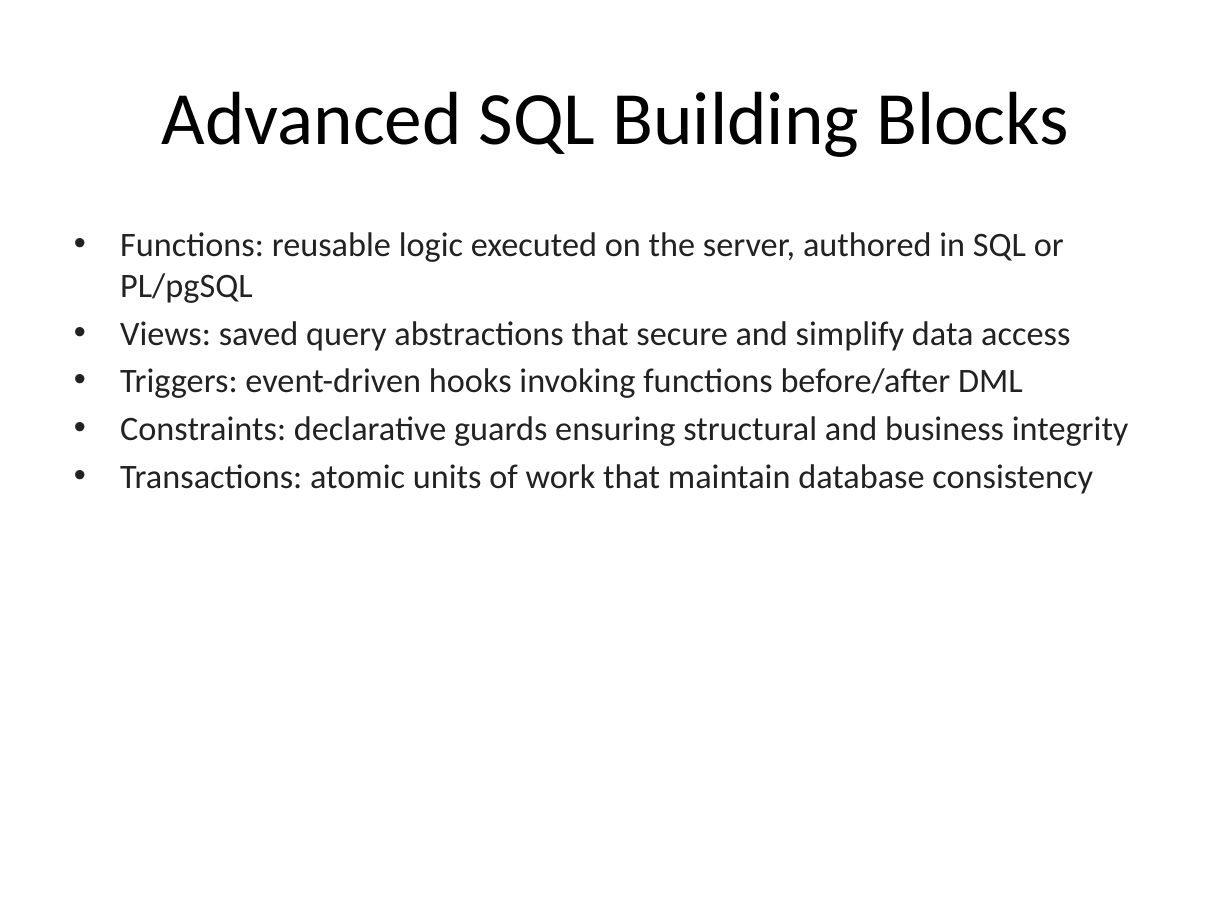
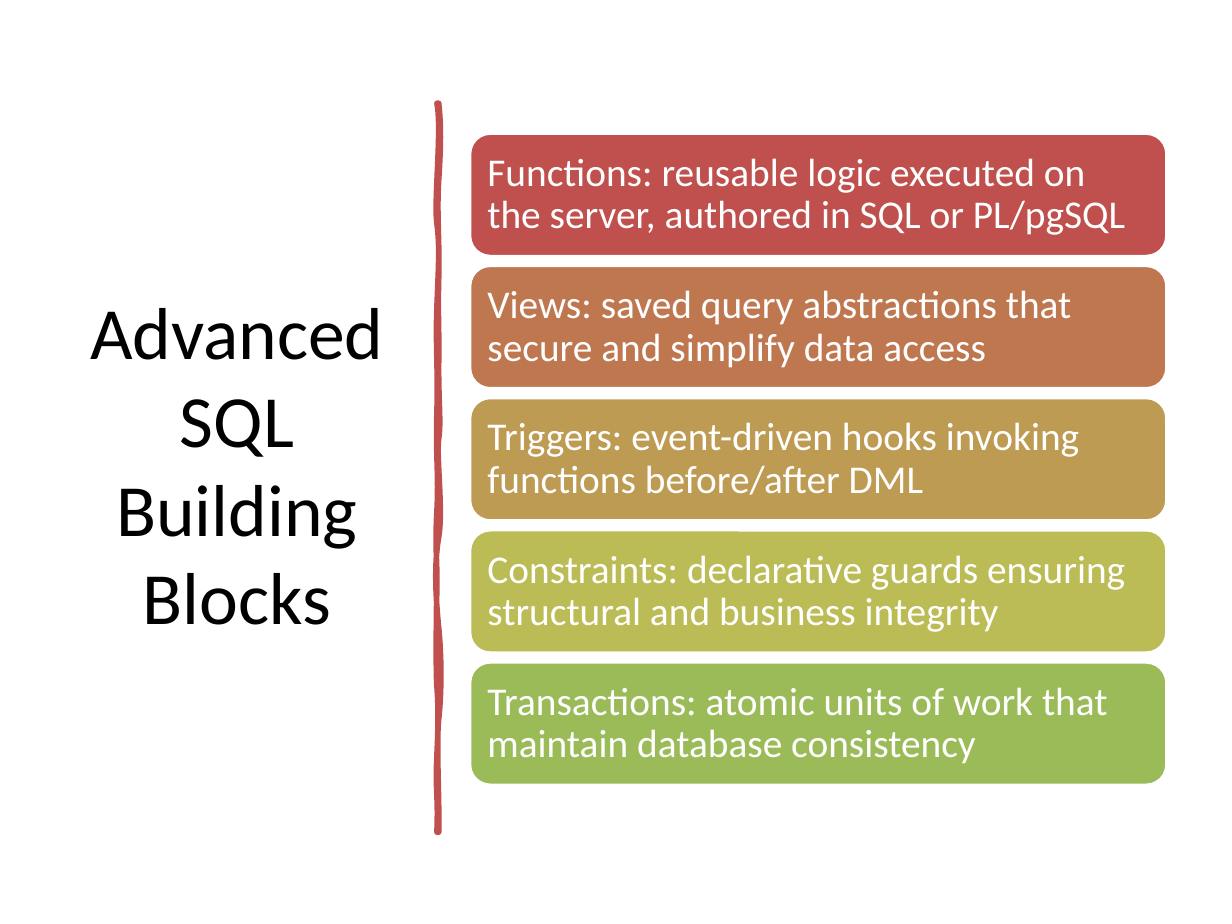
Before and after one commit to lolusername/CST4714_DB_admin, a slide deck: slide 3 of week_4/Week4_Advanced_SQL_Transactions.pptx. Drawn at 1232x924 pixels with LibreOffice and Linux fonts; fonts in the diff are those of the drawing. Boxes give left, top, right and bottom in pixels: in the first picture for what was removed or moved away, otherwise in the second. Text is boxed around its words. In the diff, an @@ line names an element or a change of style, - is before the commit and + after.

```diff
--- a/week_4/Week4_Advanced_SQL_Transactions.pptx
+++ b/week_4/Week4_Advanced_SQL_Transactions.pptx
@@ title "Advanced SQL Building Blocks" moved from (x1=162, y1=91, x2=1069, y2=157) to (x1=90, y1=308, x2=383, y2=625) @@
@@ title "Advanced SQL Building Blocks" at (x1=90, y1=308, x2=383, y2=625): size 44 to 43 pt @@
@@ freeform shape added at (x1=438, y1=103, x2=439, y2=832), fill #C0504D, outline #C0504D 3.25 pt @@
@@ text removed at (x1=120, y1=232, x2=1129, y2=494) @@
-• Functions: reusable logic executed on the server, authored in SQL or PL/pgSQL
-• Views: saved query abstractions that secure and simplify data access
-• Triggers: event-driven hooks invoking functions before/after DML
-• Constraints: declarative guards ensuring structural and business integrity
-• Transactions: atomic units of work that maintain database consistency
@@ group added at (x1=469, y1=133, x2=1167, y2=785): 5 rounded rectangles, 5 texts @@
+Functions: reusable logic executed on the server, authored in SQL or PL/pgSQL
+Views: saved query abstractions that secure and simplify data access
+Triggers: event-driven hooks invoking functions before/after DML
+Constraints: declarative guards ensuring structural and business integrity
+Transactions: atomic units of work that maintain database consistency
```
Also in this commit, not shown: 13 other slides changed, 6 other files.
